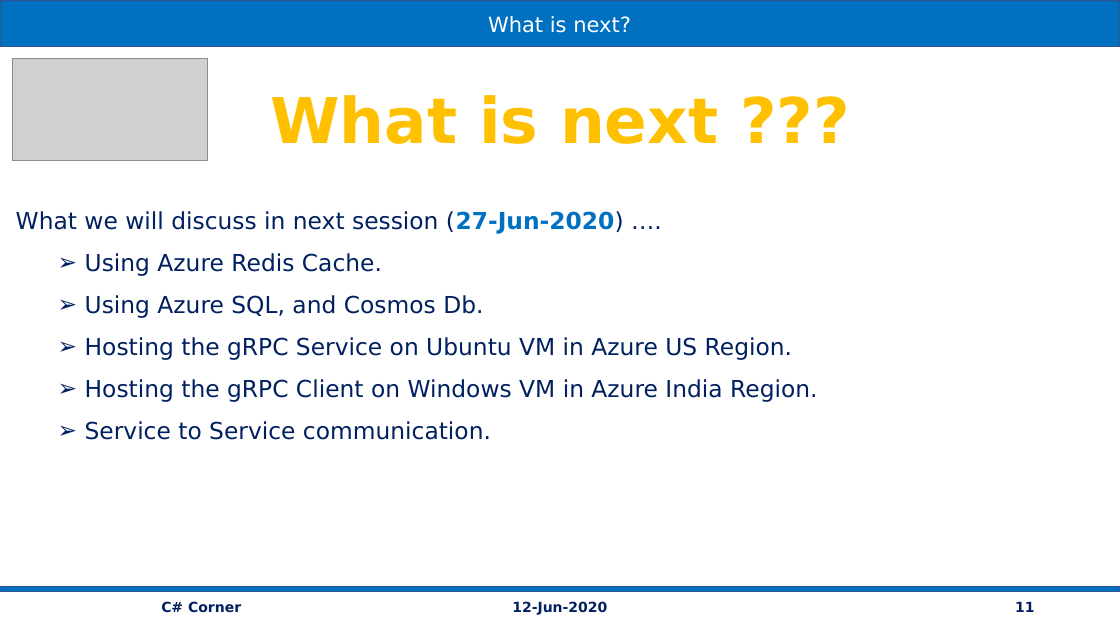
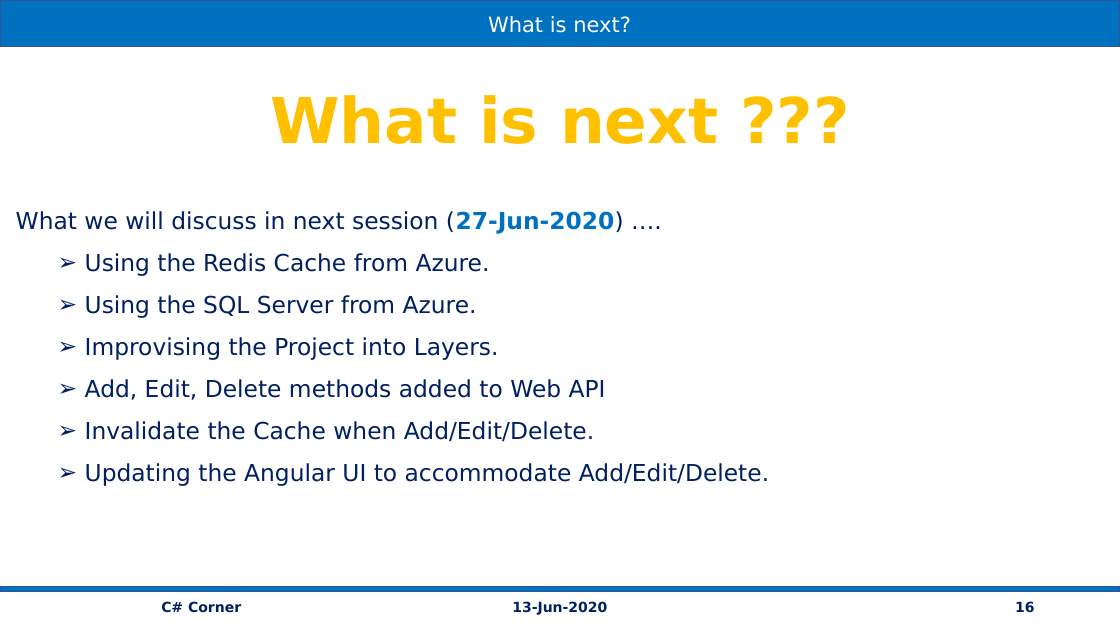
Before and after one commit to vishipayyallore/speaker_series_2021, a slide deck: slide 16 of CSharpCorner/gRPC_ASP.Net_EF3.x_Angular9_13Jun2020/Documentation/gRPC_Service_Efficient_MicroService.pptx (slide 11 before the commit). Drawn at 1120x630 pixels with LibreOffice and Linux fonts; fonts in the diff are those of the drawing; grey boxes stand for pictures. Boxes give left, top, right and bottom in pixels: in the first picture for what was removed or moved away, otherwise in the second. Text is boxed around its words. In the diff, an @@ line names an element or a change of style, - is before the commit and + after.

```diff
--- a/CSharpCorner/gRPC_ASP.Net_EF3.x_Angular9_13Jun2020/Documentation/gRPC_Service_Efficient_MicroService.pptx
+++ b/CSharpCorner/gRPC_ASP.Net_EF3.x_Angular9_13Jun2020/Documentation/gRPC_Service_Efficient_MicroService.pptx
@@ picture removed at [13, 58, 208, 160] @@
@@ text at [85, 253, 769, 486]: text changed @@
-  ➢ Using Azure Redis Cache.
-  ➢ Using Azure SQL, and Cosmos Db.
-  ➢ Hosting the gRPC Service on Ubuntu VM in Azure US Region.
-  ➢ Hosting the gRPC Client on Windows VM in Azure India Region.
-  ➢ Service to Service communication.
+  ➢ Using the Redis Cache from Azure.
+  ➢ Using the SQL Server from Azure.
+  ➢ Improvising the Project into Layers.
+  ➢ Add, Edit, Delete methods added to Web API
+  ➢ Invalidate the Cache when Add/Edit/Delete.
+  ➢ Updating the Angular UI to accommodate Add/Edit/Delete.
@@ text at [512, 601, 607, 615]: text changed @@
-12-Jun-2020
+13-Jun-2020
@@ page number at [1015, 601, 1034, 613]: text changed @@
-11
+16
```
Also in this commit, not shown: 10 other slides changed, 7 slides added, 2 slides removed, 59 other files.
